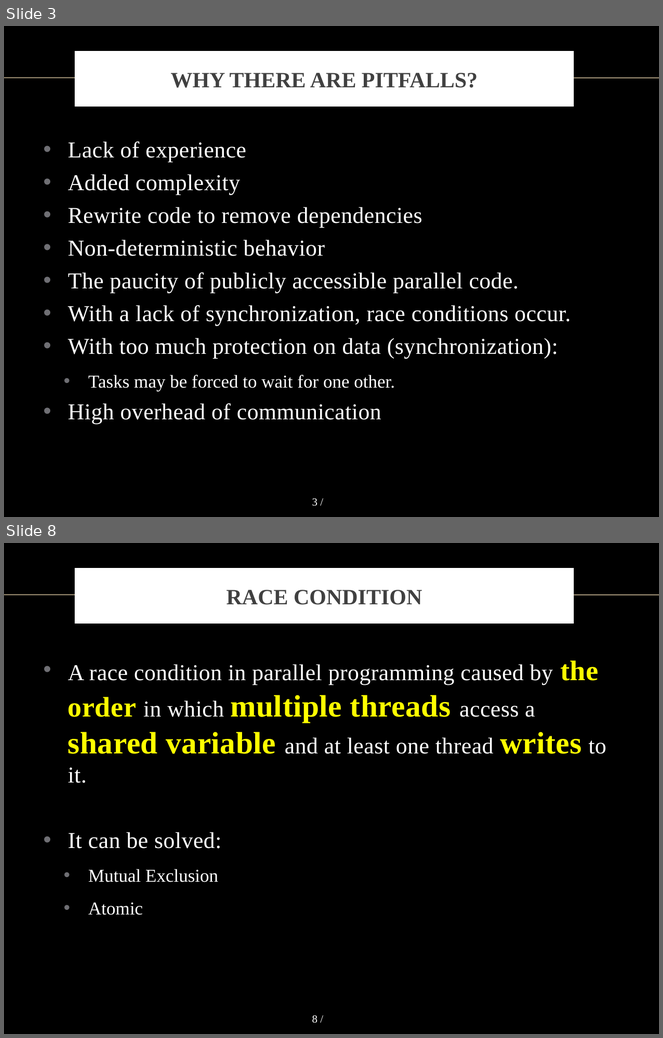
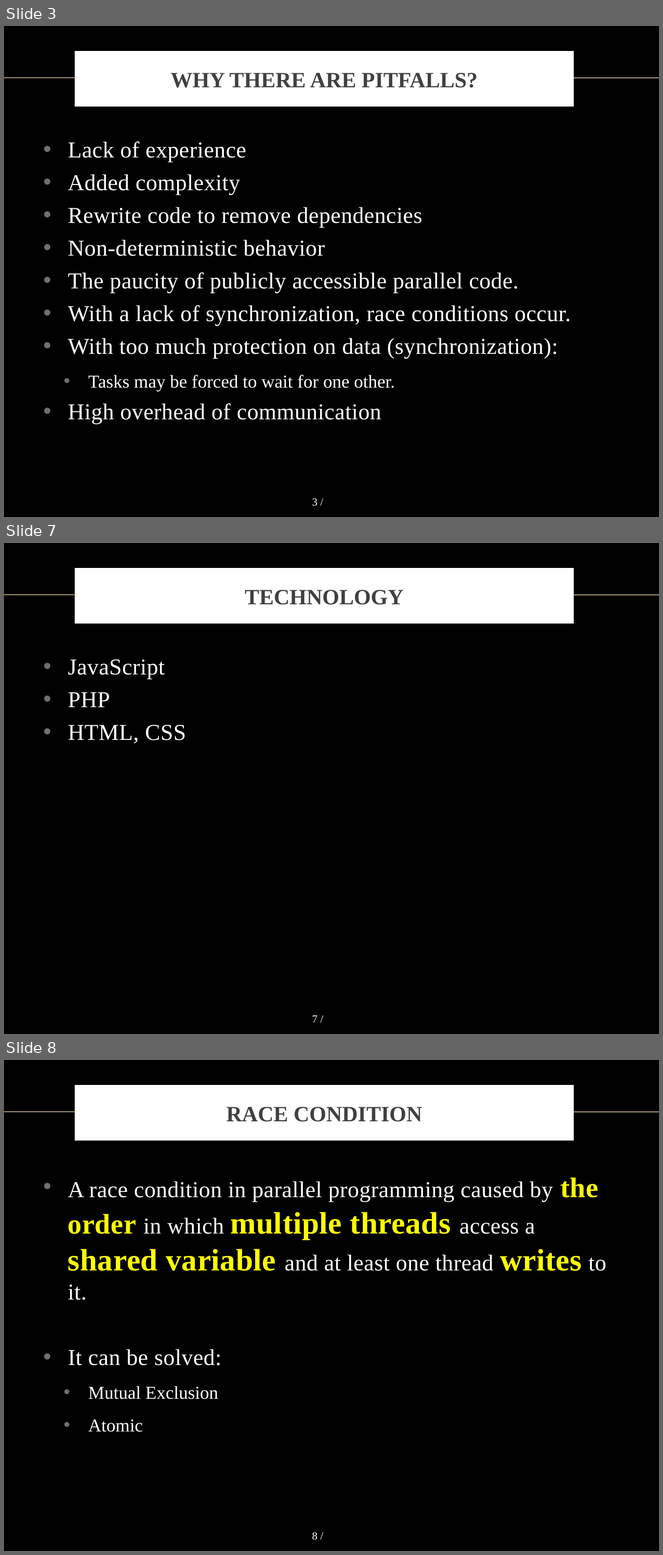
Before and after one commit to vong-srey/Paravantage, a slide deck: Presentation.pptx. Shown one above the other, each under a label of ours: slides 3 and 8 before the commit, slides 3, 7 and 8 after it; the slides between them are not shown. The pictures are 663x1038 and 663x1555 pixels, drawn with LibreOffice and Linux fonts; fonts in the diff are those of the drawing; background and template pictures are left out. Boxes give left, top, right and bottom in pixels: in the first picture for what was removed or moved away, otherwise in the second. Text is boxed around its words. In the diff, an @@ line names an element or a change of style, - is before the commit and + after.

```diff
--- a/Presentation.pptx
+++ b/Presentation.pptx
@@ slide 7 added at bbox=[4, 543, 659, 1034], background picture (left out); not listed: 2 template elements that a slide beside it also shows @@
@@ title added at bbox=[77, 571, 571, 622], fill #FFFFFF, outline #FFFFFF 6 pt, 24 pt, text #404040, bold @@
+TECHNOLOGY
@@ text added at bbox=[68, 659, 186, 744], 25 pt, text #FFFFFF @@
+• JavaScript
+• PHP
+• HTML, CSS
```
Also in this commit, not shown: 6 slides changed, 2 slides removed.
